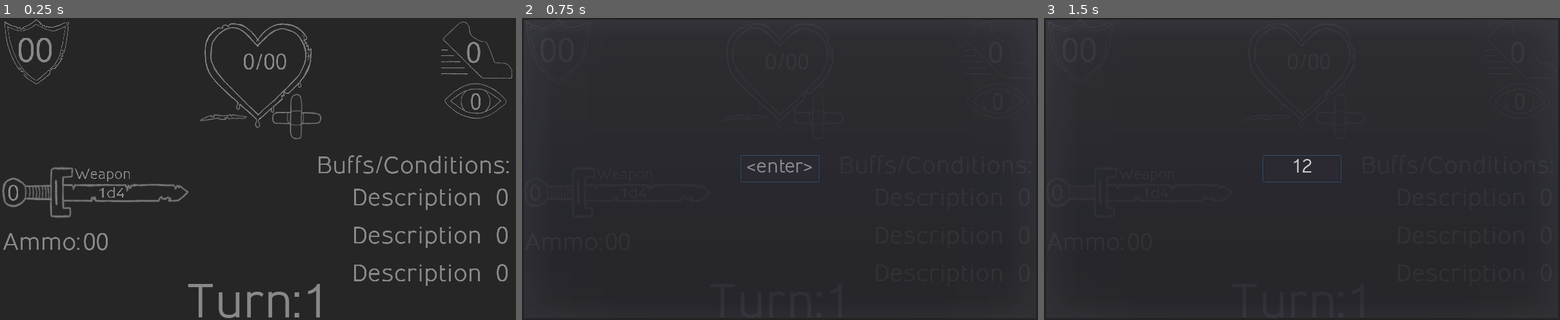
Above: before the commit, frames 1-3 (left to right).
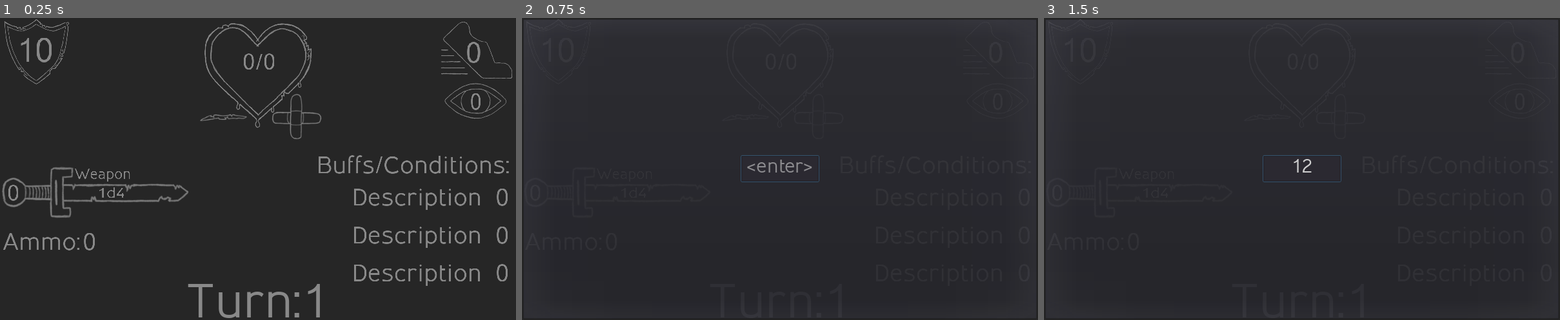
Above: after the commit, the same moments.

Repository: Vargdidan/CombatMate
Game: Godot game, scene res://Combat/Combat.tscn
Same seed, same stepped clock (60 frames per second), same inputs: the game is played once before the commit and once after it.
Inputs (mouse positions are in pixels of both pictures, inside the frame that each line leads up to):
- Up to frame 1 (0.25 s): no input
- Up to frame 2 (0.75 s): click (558, 51) at 0.52 s
- Up to frame 3 (1.5 s): click (1302, 169) at 1.27 s; type "12" at 1.35 s

The runs differ from the first frame. In frame 1, 0.2% of the frame differs, in the area x 3-56%, y 6-77%; in frame 2, less than 0.1%; in frame 3, less than 0.1%.

Commit message:
Change default values

Diff:
--- a/DungeonMate/Combat/AC.tscn
+++ b/DungeonMate/Combat/AC.tscn
@@ -30,7 +30,7 @@
 rect_scale = Vector2( 0.7, 0.7 )
 custom_fonts/font = ExtResource( 3 )
 custom_colors/font_color = Color( 0.541176, 0.541176, 0.541176, 1 )
-text = "00"
+text = "10"
 align = 1
 
 [connection signal="pressed" from="TextureButton" to="." method="_on_TextureButton_pressed"]
--- a/DungeonMate/Combat/Ammo.tscn
+++ b/DungeonMate/Combat/Ammo.tscn
@@ -21,7 +21,7 @@
 margin_bottom = 100.0
 custom_fonts/font = ExtResource( 2 )
 custom_colors/font_color = Color( 0.541176, 0.541176, 0.541176, 1 )
-text = "00"
+text = "0"
 
 [node name="TextureButton" type="TextureButton" parent="."]
 margin_left = 1.0
--- a/DungeonMate/Combat/Combat.tscn
+++ b/DungeonMate/Combat/Combat.tscn
@@ -54,6 +54,7 @@
 scale = Vector2( 0.5, 0.5 )
 
 [node name="InputPopup" type="PopupMenu" parent="."]
+editor/display_folded = true
 modulate = Color( 1, 1, 1, 0.901961 )
 margin_right = 1024.0
 margin_bottom = 600.0
--- a/DungeonMate/Combat/HP.tscn
+++ b/DungeonMate/Combat/HP.tscn
@@ -42,7 +42,7 @@
 rect_scale = Vector2( 2, 2 )
 custom_fonts/font = ExtResource( 4 )
 custom_colors/font_color = Color( 0.541176, 0.541176, 0.541176, 1 )
-text = "00"
+text = "0"
 autowrap = true
 
 [node name="current" type="Label" parent="TextureProgress"]
@@ -54,7 +54,7 @@
 rect_scale = Vector2( 2, 2 )
 custom_fonts/font = ExtResource( 4 )
 custom_colors/font_color = Color( 0.541176, 0.541176, 0.541176, 1 )
-text = "00"
+text = "0"
 align = 2
 autowrap = true
 
